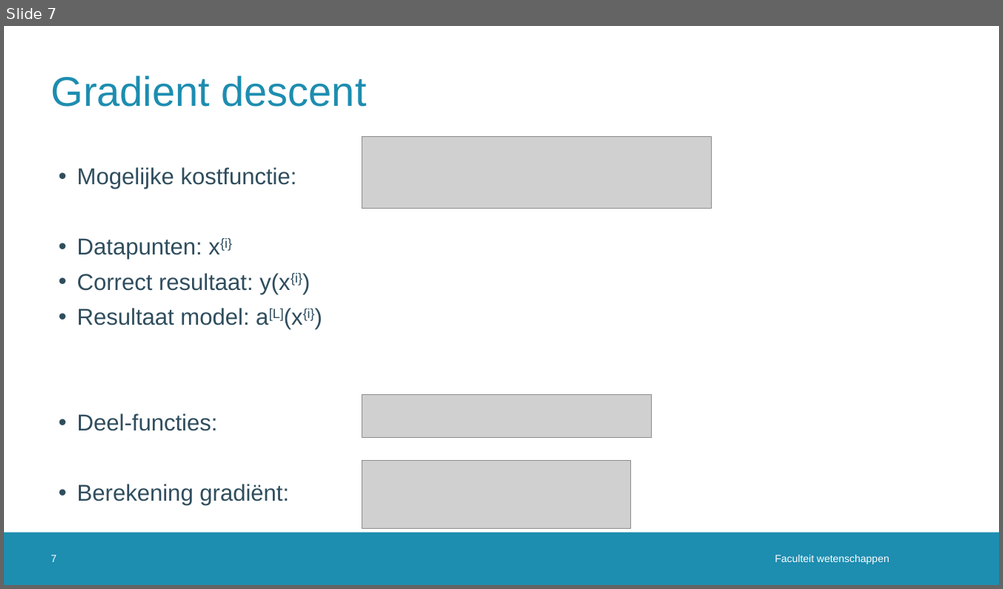
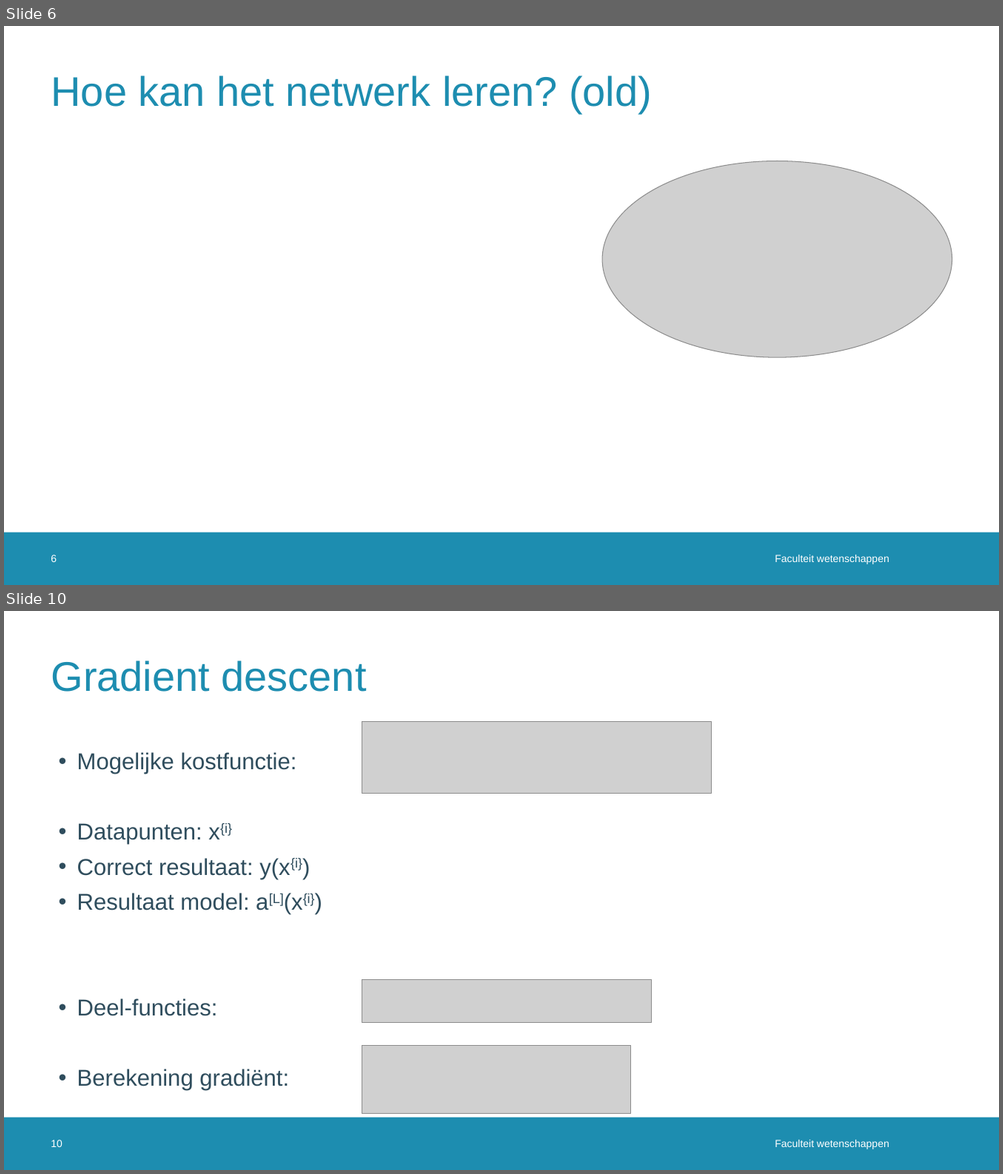
Before and after one commit to JoppeDJ/BachelorProef, a slide deck: Literatuurstudie/Literatuurstudie_ppt.pptx. Shown one above the other, each under a label of ours: slide 7 before the commit, slides 6 and 10 after it; the slides between them are not shown. The pictures are 1003x589 and 1003x1174 pixels, drawn with LibreOffice and Linux fonts; fonts in the diff are those of the drawing; grey boxes stand for pictures; background and template pictures are left out. Boxes give left, top, right and bottom in pixels: in the first picture for what was removed or moved away, otherwise in the second. Text is boxed around its words. In the diff, an @@ line names an element or a change of style, - is before the commit and + after.

```diff
--- a/Literatuurstudie/Literatuurstudie_ppt.pptx
+++ b/Literatuurstudie/Literatuurstudie_ppt.pptx
@@ slide 6 added at (x1=4, y1=26, x2=999, y2=585), background #FFFFFF; not listed: 1 template element that a slide beside it also shows @@
@@ title added at (x1=51, y1=76, x2=652, y2=113), 40 pt, text #1D8DB0 @@
+Hoe kan het netwerk leren? (old)
@@ picture added at (x1=603, y1=161, x2=952, y2=358) @@
@@ page number added at (x1=51, y1=555, x2=57, y2=562), 10 pt, text #FFFFFF @@
+6
@@ text added at (x1=774, y1=555, x2=889, y2=565), 10 pt, text #FFFFFF @@
+Faculteit wetenschappen
@@ what was slide 7 is now slide 10 @@
@@ page number at (x1=51, y1=1140, x2=62, y2=1147): text changed @@
-7
+10
```
Also in this commit, not shown: 4 slides changed, 2 other slides added.
